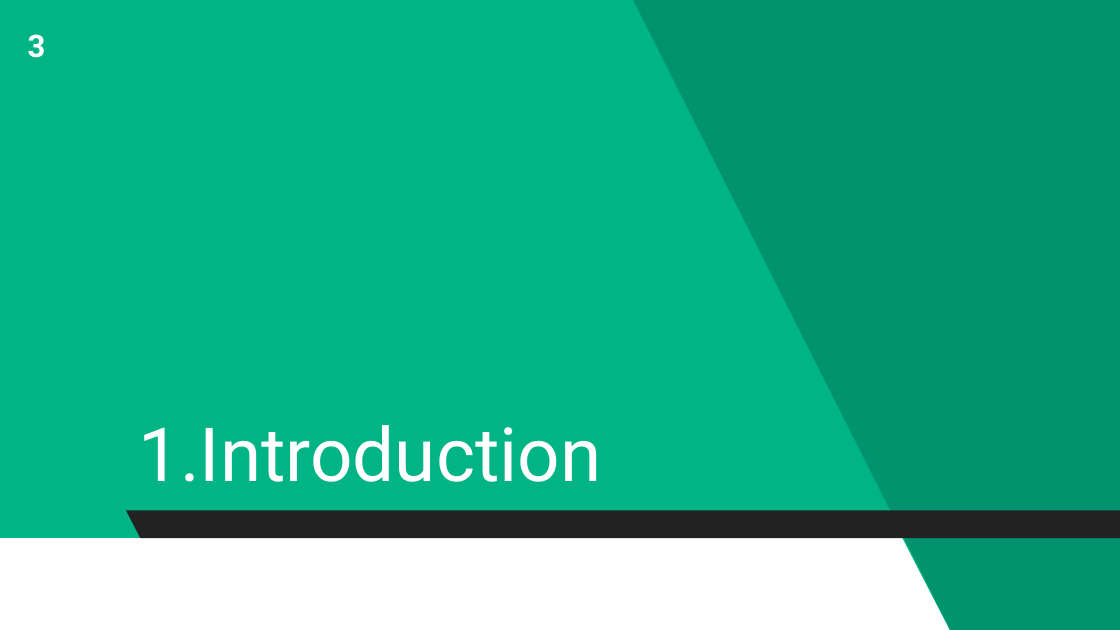
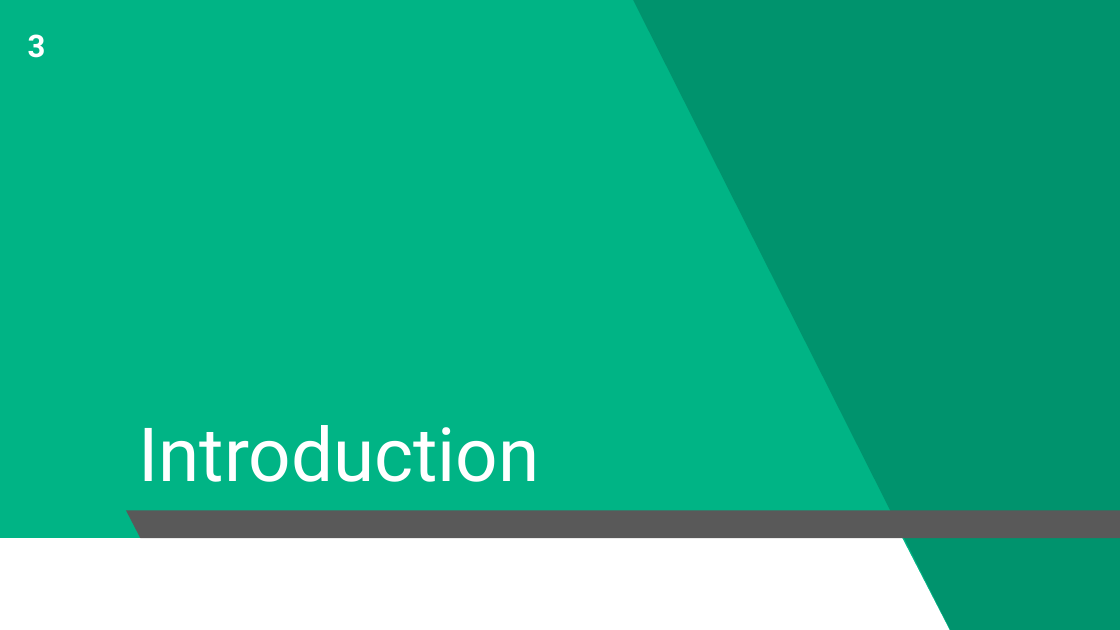
Before and after one commit to ChristianCarbonara/TPI, a slide deck: slide 3 of Documentation/William.pptx. Drawn at 1120x630 pixels with LibreOffice and Linux fonts; fonts in the diff are those of the drawing. Boxes give left, top, right and bottom in pixels: in the first picture for what was removed or moved away, otherwise in the second. Text is boxed around its words. In the diff, an @@ line names an element or a change of style, - is before the commit and + after.

```diff
--- a/Documentation/William.pptx
+++ b/Documentation/William.pptx
@@ title at [138,425,539,482]: text changed @@
-1.Introduction
+Introduction
@@ parallelogram at [125,511,1120,539]: fill #222222 to #595959 @@
```
Also in this commit, not shown: 20 other slides changed, 8 slides added, 2 slides removed, 4 other files.
